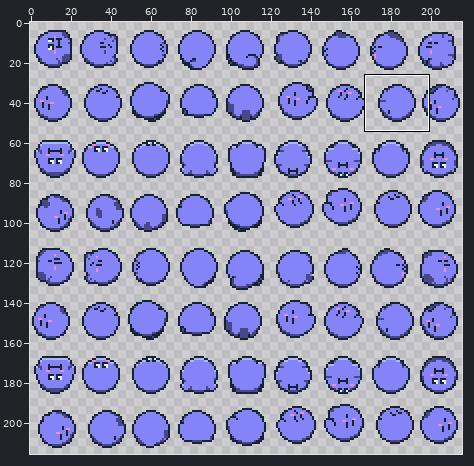
Pixel-art file: player-spritesheet.aseprite. The first picture is a wide view before the edit; the outline marks the close-up.
Close-up. The starting point:
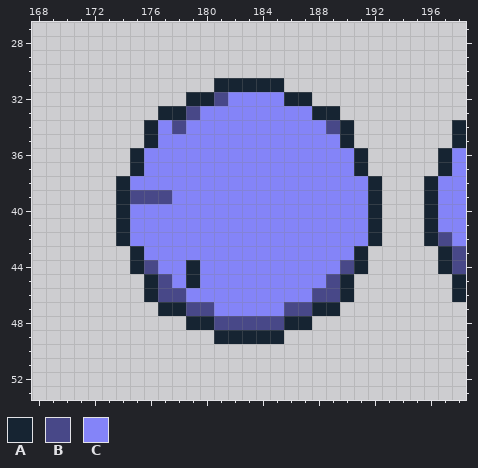
216x216 pixels, 1 frame. Shown: x 168..198, y 27..53.
Palette (. is transparent): A #162432  B #484888  C #8484f8
Pixels before, first column x 174:
31 .......AAAAA.............
32 .....AABCCCCAA...........
33 ...AABCCCCCCCCAA.........
34 ..ACBCCCCCCCCCCBA.......A
35 ..ACCCCCCCCCCCCCA.......A
36 .ACCCCCCCCCCCCCCCA.....AC
37 .ACCCCCCCCCCCCCCCA.....AC
38 ACCCCCCCCCCCCCCCCCA...ACC
39 ABBBCCCCCCCCCCCCCCA...ACC
40 ACCCCCCCCCCCCCCCCCA...ACC
41 ACCCCCCCCCCCCCCCCCA...ACC
42 ACCCCCCCCCCCCCCCCCA...ABC
43 .ACCCCCCCCCCCCCCCA.....AB
44 .ABCCACCCCCCCCCCBA.....AB
45 ..ABCACCCCCCCCCBA.......A
46 ..ABBCCCCCCCCCBBA.......A
47 ...AABBCCCCCBBAA.........
48 .....AABBBBBAA...........
49 .......AAAAA.............
And afterwards:
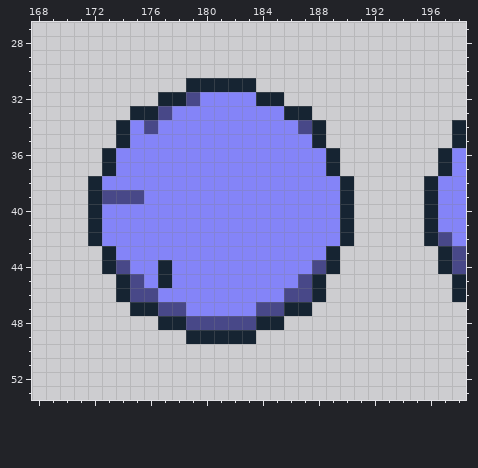
Difference:
Layer "Ref":
y 31: x 179..180 .. -> AA; x 184..185 AA -> ..
y 32: x 177..181 ..AAB -> AABCC; x 184..187 CCAA -> AA..
y 33: x 175..179 ..AAB -> AABCC; x 186..189 CCAA -> AA..
y 34: x 174..176 ..A -> ACB; x 178 B -> C; x 187..190 CCBA -> BA..
y 35: x 174..176 ..A -> ACC; x 188..190 CCA -> A..
y 36..37: x 173..175 ..A -> ACC; x 189..191 CCA -> A..
y 38: x 172..174 ..A -> ACC; x 190..192 CCA -> A..
y 39: x 172..174 ..A -> ABB; x 176..177 BB -> CC; x 190..192 CCA -> A..
y 40..42: x 172..174 ..A -> ACC; x 190..192 CCA -> A..
y 43: x 173..175 ..A -> ACC; x 189..191 CCA -> A..
y 44: x 173..177 ..ABC -> ABCCA; x 179 A -> C; x 188..191 CCBA -> BA..
y 45: x 174..177 ..AB -> ABCA; x 179 A -> C; x 187..190 CCBA -> BA..
y 46: x 174..178 ..ABB -> ABBCC; x 186..190 CCBBA -> BBA..
y 47: x 175..180 ..AABB -> AABBCC; x 184..189 CCBBAA -> BBAA..
y 48: x 177..180 ..AA -> AABB; x 184..187 BBAA -> AA..
y 49: x 179..180 .. -> AA; x 184..185 AA -> ..
Where, in picture pixels (left, top, right, bottom), the same in both close-ups:
changed: (88, 78, 382, 344)
